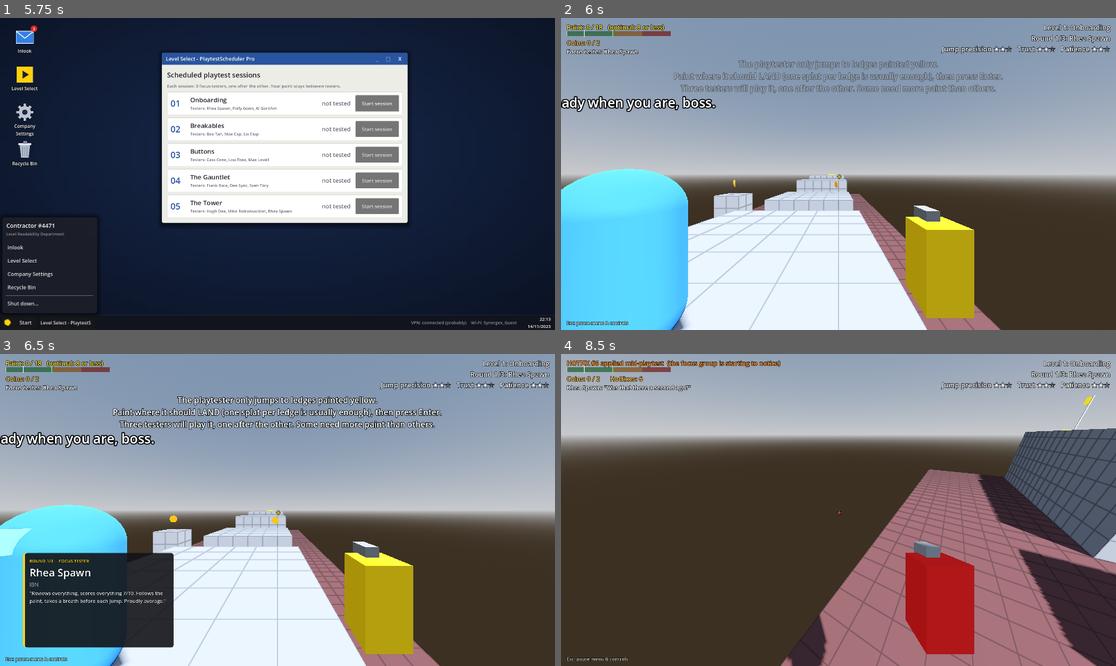
Above: before the commit, frames 1-4 (two rows, left to right).
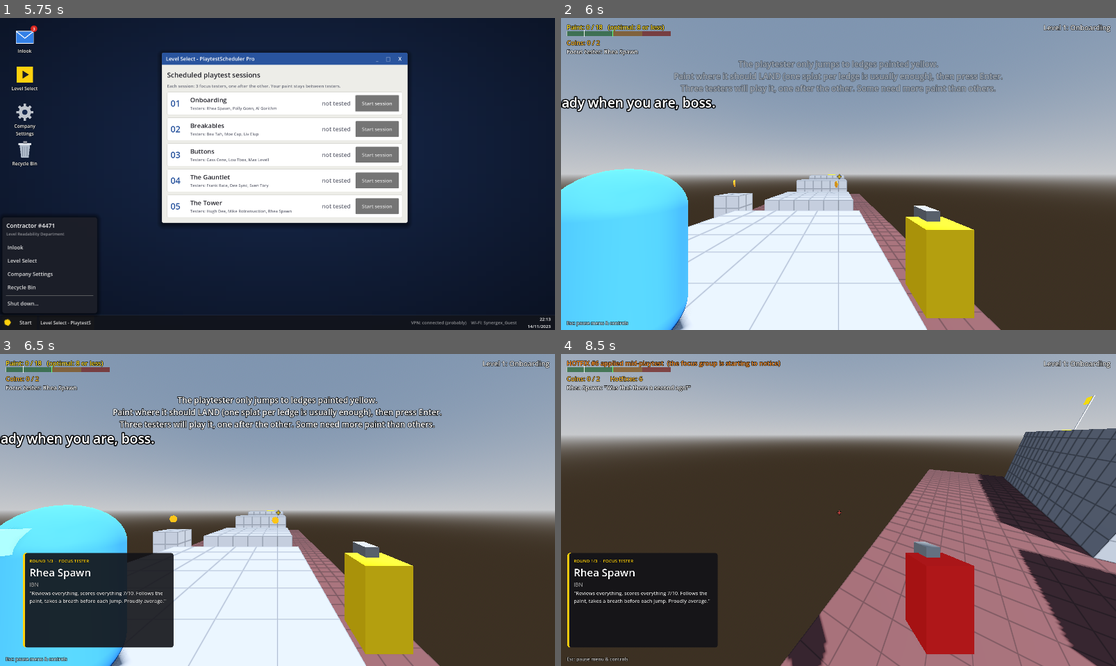
Above: after the commit, the same moments.

Repository: RSghr/yellow-paint
Game: Godot game, scene res://level_select.tscn
Two runs of this game, one before a commit and one after it. Both use one fixed random seed, a clock stepped at 60 frames per second and the inputs below.
Inputs (mouse positions are in pixels of both pictures, inside the frame that each line leads up to):
- Up to frame 1 (5.75 s): click "X" at 0.5 s; click "Start" at 1.25 s; click "Level Select" at 2 s; click "X" at 2.75 s; click "Start" at 3.5 s; click (22, 42) at 4.27 s; click "Accept & grab the paint" at 5 s
- Up to frame 2 (6 s): click "Start session" at 5.75 s
- Up to frame 3 (6.5 s): no input
- Up to frame 4 (8.5 s): tap Enter (start_test) at 6.5, 7.55 s; move the mouse to (866, 510) at 6.52 s; press the mouse at (866, 510) at 6.53 s; hold W (move_forward) from 6.53 s (still down); tap Space (jump) at 6.77, 7.07, 7.52, 7.82 s; right-click (866, 510) at 6.8 s; move the mouse to (810, 510) at 7.27 s; release the mouse at (810, 510) at 7.28 s; right-click (810, 510) at 7.35 s; click (810, 510) at 7.42 s; move the mouse to (849, 503) at 8.02 s; hold Enter (start_test) from 8.03 s (still down); click (849, 503) at 8.17 s; tap C (toggle_tester_card, bound only after the commit) at 8.3 s

Frame 1 is identical in both runs. In frame 2, 0.5% of the frame differs, in the area x 68-99%, y 5-12%; in frame 3, 0.5%; in frame 4, 8.6%, in the area x 1-99%, y 5-94%.

Commit message:
C toggles the focus tester card (fly down is Ctrl only); top-right HUD shows just the level name
Co-Authored-By: Claude Opus 5.5 <noreply@anthropic.com>
Claude-Session: https://claude.ai/code/session_01W5jG8cMnz72ugdxaP4H6QQ

Diff:
--- a/game.gd
+++ b/game.gd
@@ -99,9 +99,8 @@
 	paint_gauge.setup(r.minimum, optimal_paint(), paint_limit())
 	_reset_run()
 	level_label.grow_horizontal = Control.GROW_DIRECTION_BEGIN  # Right-aligned in the corner: grow leftwards.
-	level_label.text = "%s%s\nRound %d/%d: %s\n%s" % [
-		"" if Progress.level_override != "" else "Level %d: " % (Progress.current + 1), level.level_name,
-		index + 1, Level.ROUNDS, r.tester, FocusGroup.trait_line(r.tester)]
+	level_label.text = "%s%s" % [
+		"" if Progress.level_override != "" else "Level %d: " % (Progress.current + 1), level.level_name]
 	status_label.text = "Focus tester: %s" % r.tester
 	message_label.text = ""
 	round_intro.play(level.intro_text if index == 0 else "", index, Level.ROUNDS, r.tester,
@@ -150,6 +149,8 @@
 		_retry()
 	elif event.is_action_pressed("clear_paint"):
 		paint.clear_all()
+	elif event.is_action_pressed("toggle_tester_card"):
+		round_intro.toggle()
 	elif event.is_action_pressed("toggle_ai_debug"):
 		runner.debug_view = not runner.debug_view
 	elif event.is_action_pressed("toggle_spectator"):
--- a/project.godot
+++ b/project.godot
@@ -98,8 +98,11 @@
 fly_down={
 "deadzone": 0.2,
 "events": [Object(InputEventKey,"resource_local_to_scene":false,"resource_name":"","device":-1,"window_id":0,"alt_press …(195 unchanged characters)…
-, Object(InputEventKey,"resource_local_to_scene":false,"resource_name":"","device":-1,"window_id":0,"alt_pressed":false,"shift_pressed":false,"ctrl_pressed":false,"meta_pressed":false,"pressed":false,"keycode":0,"physical_keycode":67,"key_label":0,"unicode":0,"location":0,"echo":false,"script":null)
 ]
+}
+toggle_tester_card={
+"deadzone": 0.2,
+"events": [Object(InputEventKey,"resource_local_to_scene":false,"resource_name":"","device":-1,"window_id":0,"alt_pressed":false,"shift_pressed":false,"ctrl_pressed":false,"meta_pressed":false,"pressed":false,"keycode":0,"physical_keycode":67,"key_label":0,"unicode":99,"location":0,"echo":false,"script":null)]
 }
 toggle_ai_debug={
 "deadzone": 0.2,
--- a/round_intro.gd
+++ b/round_intro.gd
@@ -4,6 +4,7 @@
 ##   - the focus tester's card sliding in from the bottom left: round, name, outlet, intro line,
 ##     then the three trait stars popping in one by one.
 ## Both fade out after `hold_time` seconds, or right away when the playtest starts (dismiss()).
+## C (toggle_tester_card) brings the card back at any time and keeps it up until C is pressed again.
 
 const YELLOW := Color(1, 0.82, 0.05)
 
@@ -13,6 +14,7 @@
 var _card: PanelContainer
 var _stat_rows: Array[Control] = []
 var _tween: Tween
+var _showing := false  ## The card is on screen (or sliding in).
 
 
 func _ready() -> void:
@@ -48,12 +50,30 @@
 	add_child(_card)
 	_card.modulate.a = 1.0
 	_card.position.x = -_card.size.x - 40  # Off screen to the left; slides in once laid out.
-	_animate.call_deferred()
+	_animate.call_deferred(true)
+
+
+## C: show the card again (it stays until C is pressed again), or hide it.
+func toggle() -> void:
+	if not _card:
+		return
+	if _showing:
+		dismiss()
+		return
+	if _tween:
+		_tween.kill()
+	_banner.modulate.a = 0.0
+	_banner.text = ""  # Only the card comes back; the level intro was a one-time thing.
+	_card.modulate.a = 1.0
+	for row in _stat_rows:
+		row.modulate.a = 0.0
+	_animate(false)
 
 
 func dismiss() -> void:
-	if not _card or _card.modulate.a <= 0.0:
+	if not _card or not _showing:
 		return
+	_showing = false
 	if _tween:
 		_tween.kill()
 	_tween = create_tween().set_parallel()
@@ -61,9 +81,10 @@
 	_tween.tween_property(_banner, "modulate:a", 0.0, 0.3)
 
 
-func _animate() -> void:
+func _animate(auto_fade: bool) -> void:
 	if not _card:
 		return
+	_showing = true
 	_card.position.x = -_card.size.x - 40
 	_tween = create_tween()
 	if _banner.text != "":
@@ -73,7 +94,10 @@
 		_tween.tween_property(row, "modulate:a", 1.0, 0.18)
 		_tween.parallel().tween_property(row, "position:x", 0.0, 0.18).from(-30.0)
 		_tween.tween_interval(0.08)
+	if not auto_fade:
+		return
 	_tween.tween_interval(hold_time)
+	_tween.tween_callback(func(): _showing = false)
 	_tween.tween_property(_card, "modulate:a", 0.0, 0.8)
 	_tween.parallel().tween_property(_banner, "modulate:a", 0.0, 0.8)
 
--- a/settings_menu.gd
+++ b/settings_menu.gd
@@ -24,6 +24,7 @@
 	["start_test", "Start the playtest"],
 	["reset_runner", "Reset the level / retry this tester"],
 	["toggle_spectator", "Spectator camera (follow the playtester)"],
+	["toggle_tester_card", "Show / hide the focus tester card"],
 	["toggle_ai_debug", "Show what the AI knows"],
 	["next_level", "Next tester / next level (after finishing)"],
 	["back_to_menu", "Level select"],
Not shown, changed: CLAUDE.md
